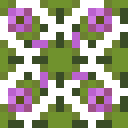
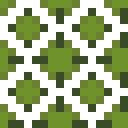
Layered file, before and after one edit (128×128). Changes by layer:
removed layer "Layer 5 copy 3" over left=8, top=8, right=112, bottom=112
